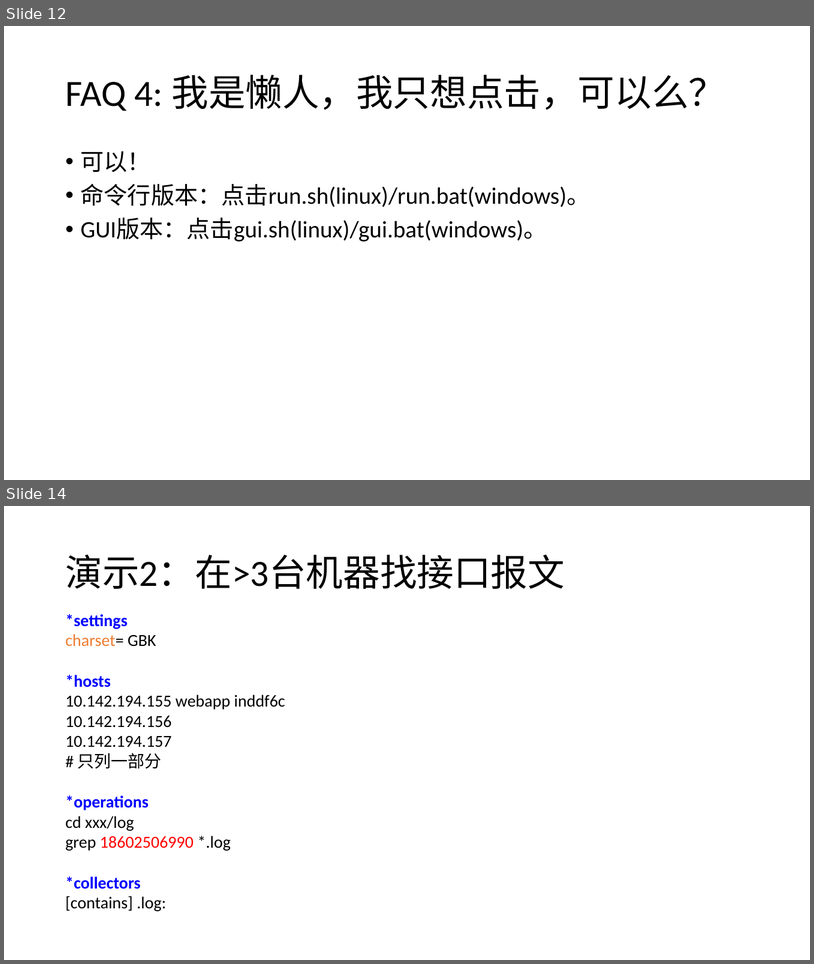
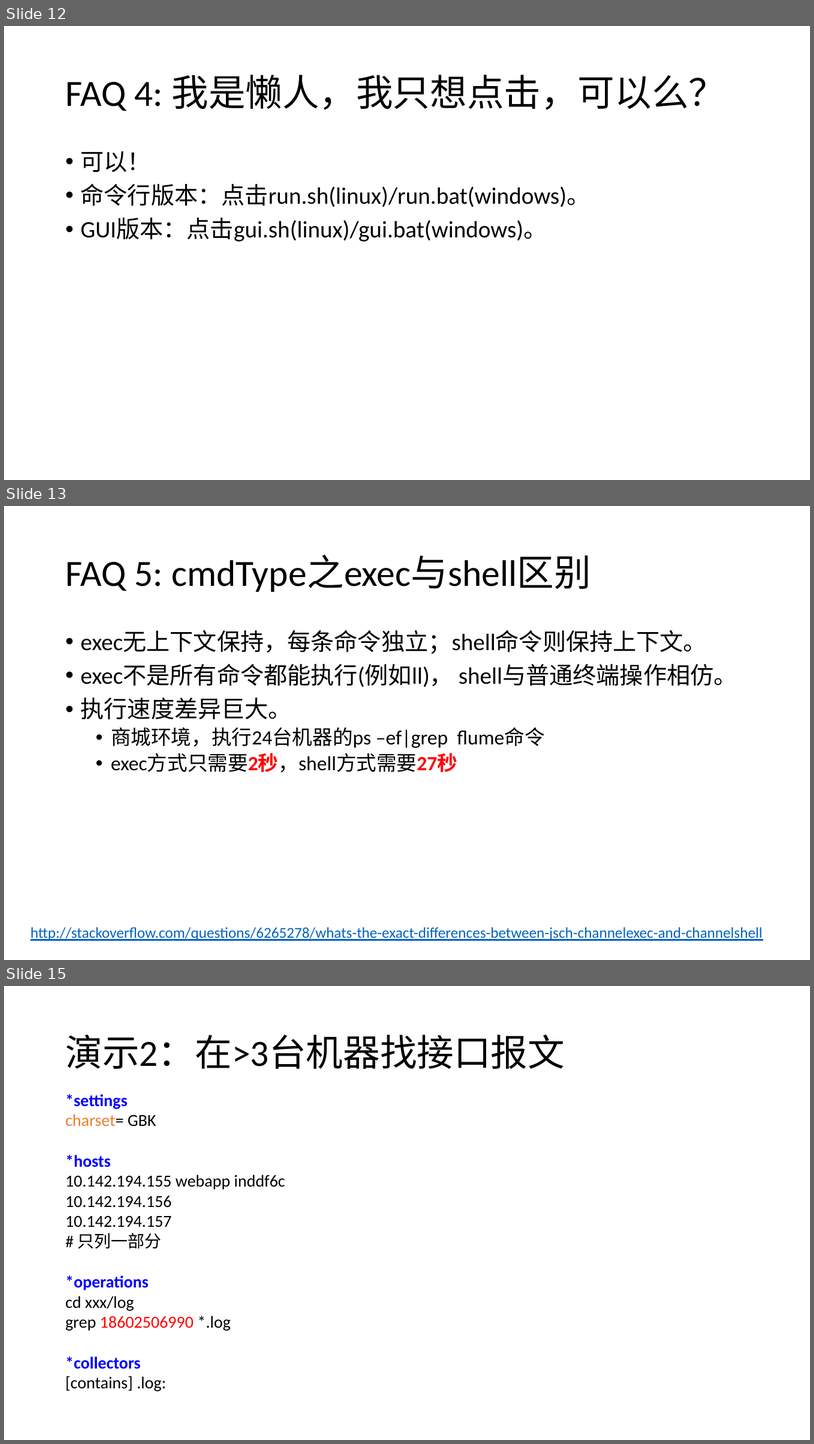
Before and after one commit to bingoohuang/ec-sshe, a slide deck: EC-SSHE intro.pptx. Shown one above the other, each under a label of ours: slides 12 and 14 before the commit, slides 12, 13 and 15 after it; the slides between them are not shown. The pictures are 814x964 and 814x1444 pixels, drawn with LibreOffice and Linux fonts; fonts in the diff are those of the drawing. Boxes give left, top, right and bottom in pixels: in the first picture for what was removed or moved away, otherwise in the second. Text is boxed around its words. In the diff, an @@ line names an element or a change of style, - is before the commit and + after.

```diff
--- a/EC-SSHE intro.pptx
+++ b/EC-SSHE intro.pptx
@@ slide 13 added at bbox=[4, 506, 810, 960], background #FFFFFF @@
@@ title added at bbox=[65, 555, 591, 592], 44 pt, text #000000 @@
+FAQ 5: cmdType之exec与shell区别
@@ text added at bbox=[81, 630, 738, 772], 28 pt, text #000000 @@
+• exec无上下文保持，每条命令独立；shell命令则保持上下文。
+• exec不是所有命令都能执行(例如ll)， shell与普通终端操作相仿。
+• 执行速度差异巨大。
+  • 商城环境，执行24台机器的ps –ef|grep flume命令
+  • exec方式只需要2秒，shell方式需要27秒
@@ text added at bbox=[30, 927, 762, 940], 18 pt, text #0563C1, underline @@
+http://stackoverflow.com/questions/6265278/whats-the-exact-differences-between-jsch-channelexec-and-channelshell
@@ what was slide 14 is now slide 15 @@
```
Also in this commit, not shown: 2 slides changed.
